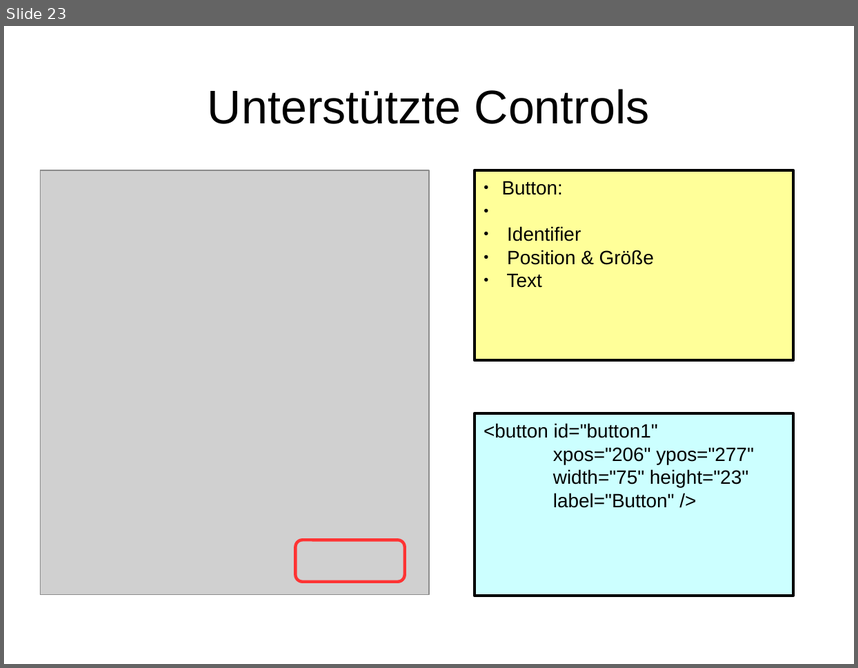
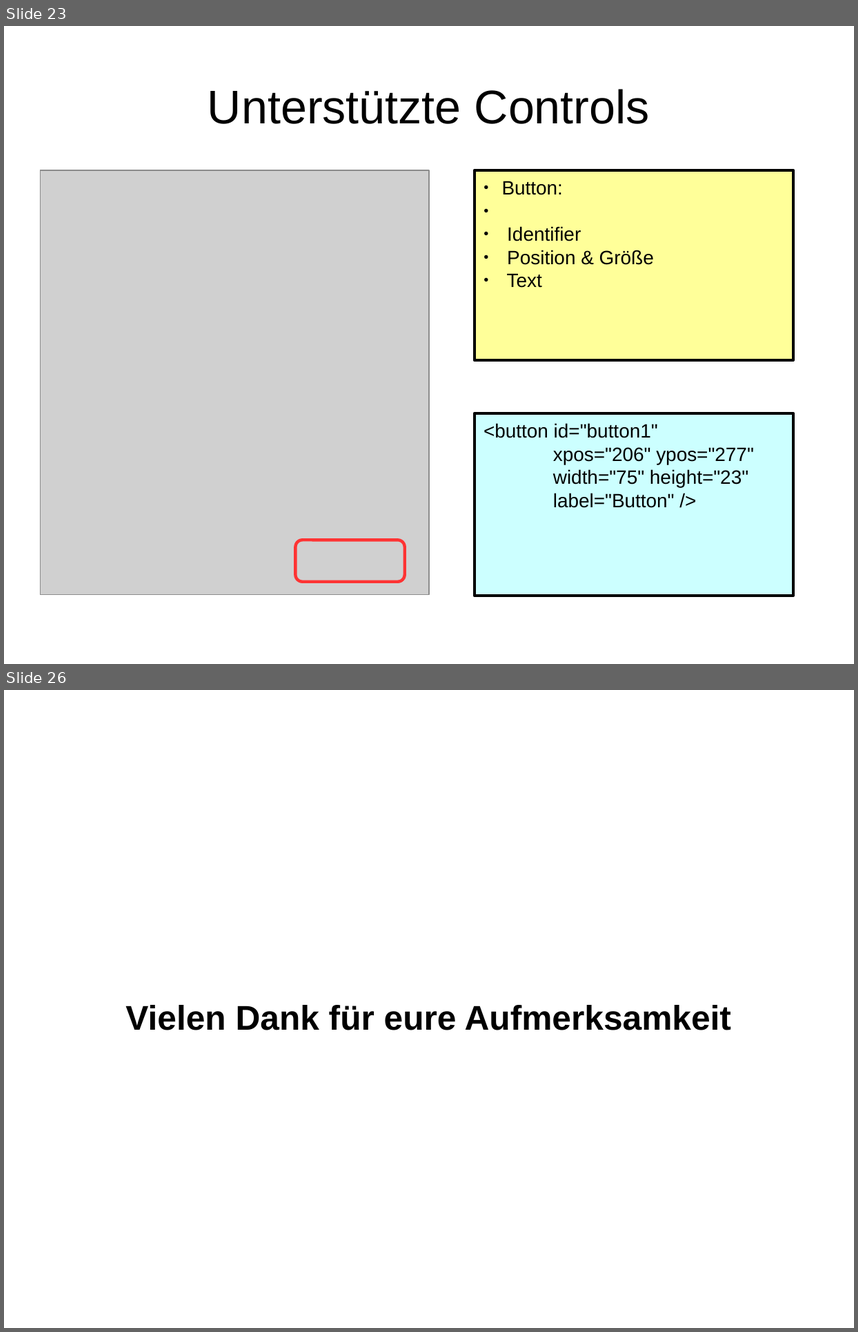
Before and after one commit to hheimbuerger/yaxgl, a slide deck: documents/Praesentationen/Praesentation XML-GUI.odp. Shown one above the other, each under a label of ours: slide 23 before the commit, slides 23 and 26 after it; the slides between them are not shown. The pictures are 858x668 and 858x1332 pixels, drawn with LibreOffice and Linux fonts; fonts in the diff are those of the drawing; grey boxes stand for pictures; background and template pictures are left out. Boxes give left, top, right and bottom in pixels: in the first picture for what was removed or moved away, otherwise in the second. Text is boxed around its words. In the diff, an @@ line names an element or a change of style, - is before the commit and + after.

```diff
--- a/documents/Praesentationen/Praesentation XML-GUI.odp
+++ b/documents/Praesentationen/Praesentation XML-GUI.odp
@@ slide 26 added at (4, 690, 854, 1328), background picture (left out) @@
@@ subtitle added at (125, 1005, 731, 1030), 32 pt, text #000000, bold @@
+Vielen Dank für eure Aufmerksamkeit
```
Also in this commit, not shown: 6 slides changed, 1 other slide added, 1 slide removed.
